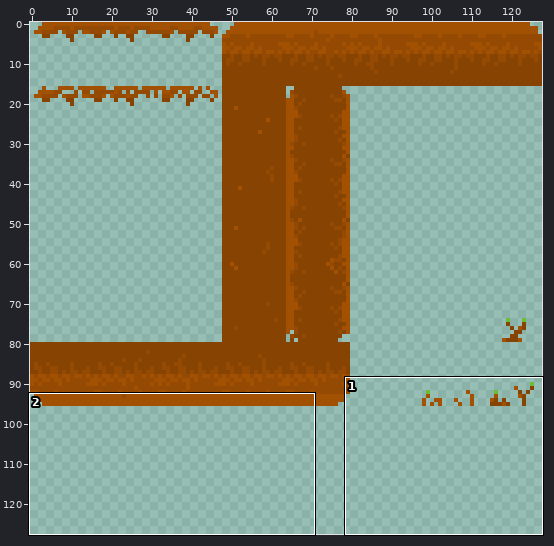
Two versions of one sprite sheet, graphics/ts.png. The picture above shows the old version from afar; the outline marks the close-up.
Close-up. First the earlier version:
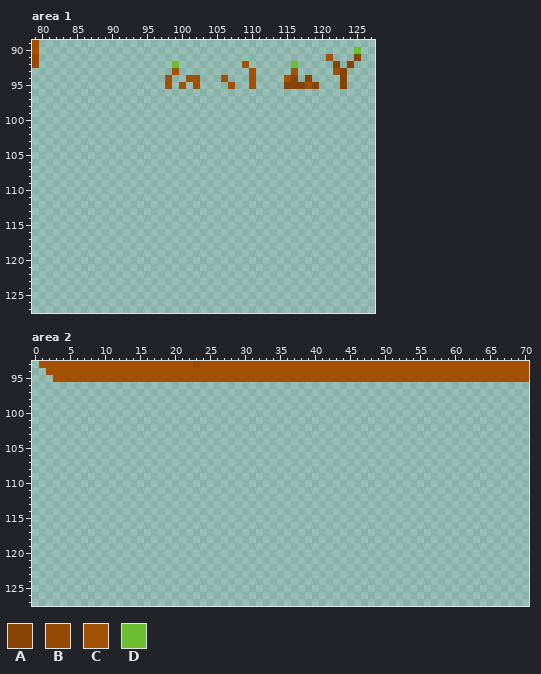
The file is 128x128 pixels. Shown: area 1: x 79..127, y 89..127; area 2: x 0..70, y 93..127.
Palette (. is transparent): A #864302  B #944a02  C #a25102  D #6abe30
Pixels before, area 1, first column x 79:
89 C..............................................
90 C.............................................D
91 B.........................................C...A
92 B...................D.........C......D.....A.A.
93 ....................C..........C.....C.....CA..
94 ...................C..CC...C...C....CA.A....A..
95 ...................C.C.C....C..C....AAACA...A..
Pixels before, area 2 (only the part around the change), first column x 0:
 93 .CCCCCCCCCCCCCCCCCCCCCCBCCCCCCCCCCCCCCCCCCCCCCCCCCCCCCCCCCCCCCCCCCCCCCC
 94 ..CCCCCCCCCCCCCCCCCCCCCCCCCCCCCCCCCCCCCCCCCCCCCCCCCCCCCCCCCCCCCCCCCCCCC
 95 ...CCCCCCCCCCCCCCCCCCCCCCCCCCCCCCCCCCCCCCCCCCCCCCCCCCCCCCCCCCCCCCCCCCCC
 96 .......................................................................
 97 .......................................................................
 98 .......................................................................
 99 .......................................................................
100 .......................................................................
101 .......................................................................
102 .......................................................................
103 .......................................................................
104 .......................................................................
105 .......................................................................
106 .......................................................................
107 .......................................................................
108 .......................................................................
109 .......................................................................
110 .......................................................................
111 .......................................................................
112 .......................................................................
113 .......................................................................
114 .......................................................................
115 .......................................................................
116 .......................................................................
117 .......................................................................
118 .......................................................................
119 .......................................................................
120 .......................................................................
121 .......................................................................
122 .......................................................................
123 .......................................................................
124 .......................................................................
125 .......................................................................
126 .......................................................................
127 .......................................................................
The same view after the edit:
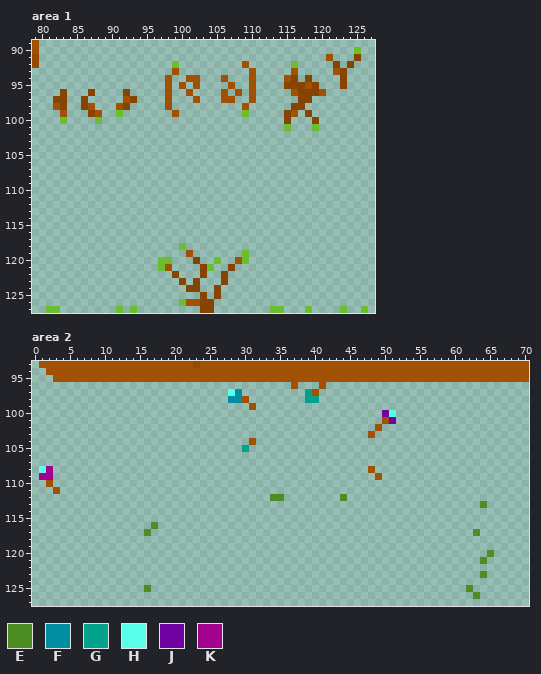
Colours new in this view: E #4e8d23  F #028da2  G #02a28d  H #59ffe9  J #7102a2  K #a2028d
Change:
Changed rows in their new state; - is an unchanged pixel.
Area 1:
first column x 82:
 96 -A---A----A-----C--C----C-C-C-----CAAAC
 97 AA--A-----CA----C---C---CC--C------AA--
 98 CA--AC---CA-----C----------C------AA---
 99 -C---AC--D-------C---------D-----AC-A--
100 -D----D--------------------------A---A-
101 ---------------------------------D---D-
first column x 81:
118 -------------------D--------------------------
119 --------------------C-------D-----------------
120 ----------------DD---A--D--CD-----------------
121 ----------------DC----AD--A-------------------
122 ------------------A---A--A--------------------
123 -------------------A-A---A--------------------
124 --------------------AA--A---------------------
125 ----------------------A-A---------------------
126 -------------------DCCAA----------------------
127 DD--------D-D---------AA--------DD---D----D--D
Area 2:
first column x 1:
 96 ------------------------------------C---C------------------------
 97 ---------------------------HF---------GC-------------------------
 98 ---------------------------FFC--------GG-------------------------
 99 ------------------------------C----------------------------------
100 -------------------------------------------------JH--------------
101 -------------------------------------------------CJ--------------
102 ------------------------------------------------C----------------
103 -----------------------------------------------C-----------------
104 ------------------------------C----------------------------------
105 -----------------------------G-----------------------------------
108 HK---------------------------------------------C-----------------
109 KK----------------------------------------------C----------------
110 -C---------------------------------------------------------------
111 --C--------------------------------------------------------------
112 ---------------------------------EE--------E---------------------
113 ---------------------------------------------------------------E-
116 ----------------E------------------------------------------------
117 ---------------E----------------------------------------------E--
120 ----------------------------------------------------------------E
121 ---------------------------------------------------------------E-
123 ---------------------------------------------------------------E-
125 ---------------E---------------------------------------------E---
126 --------------------------------------------------------------E--
